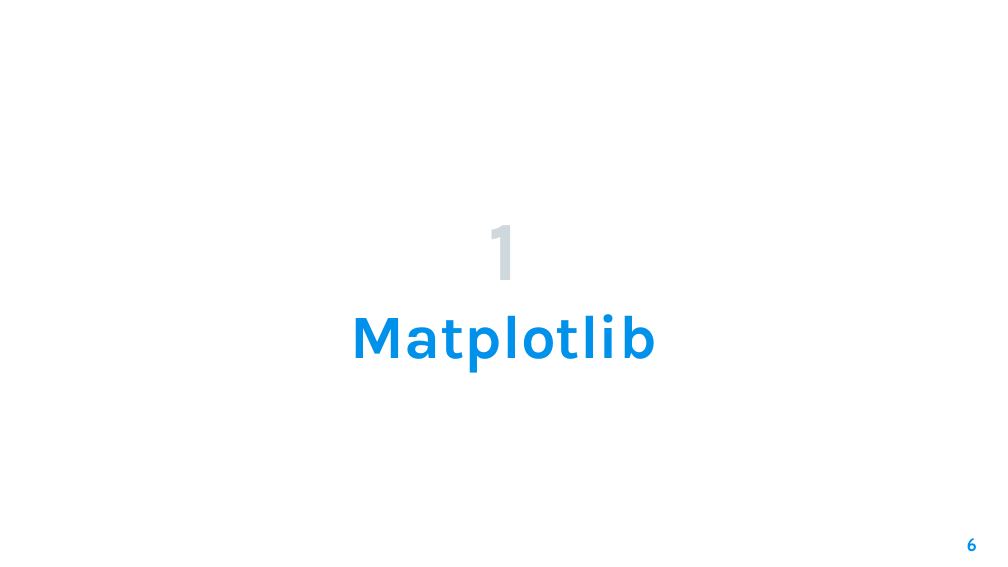
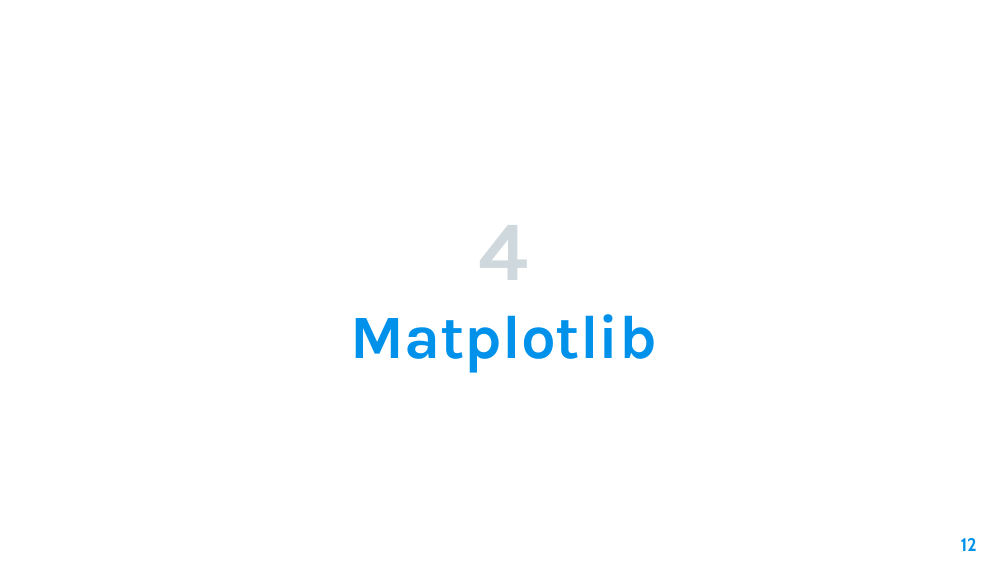
Before and after one commit to AleeRezaa/learn-python, a slide deck: slide 12 of Python.pptx (slide 6 before the commit). Drawn at 1008x567 pixels with LibreOffice and Linux fonts; fonts in the diff are those of the drawing; background and template pictures are left out. Boxes give left, top, right and bottom in pixels: in the first picture for what was removed or moved away, otherwise in the second. Text is boxed around its words. In the diff, an @@ line names an element or a change of style, - is before the commit and + after.

```diff
--- a/Python.pptx
+++ b/Python.pptx
@@ title at [479, 225, 529, 280]: text changed @@
-1
+4
@@ page number at [961, 538, 977, 551]: text changed @@
-6
+12
```
Also in this commit, not shown: 3 other slides changed, 8 slides added.
